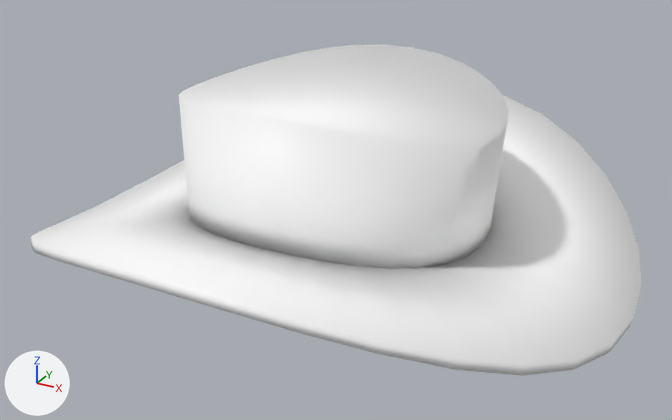
A saved change to the FBX model Assets/Assets/Assests3D/Bronco/Cowboy_Gris.fbx.
One viewpoint serves both versions: a 50 mm camera at (1.38, -0.399, 1.271) aimed at (0.013, 2.088, 0.028). The lights are fixed; the arrows at lower left show +X, +Y and +Z. The older version comes first.

Script lines for the objects in view, before the commit:
```python
mat_material_001 = principled_material('Material.001')
mat_material_001.texture = img_gradient_pallete_02_png
me_circle_001 = bpy.data.meshes.new('Circle.001')
me_circle_001.from_pydata(...)  # 192 vertices, 239 faces; spans x -0.99..0.99, y -0.98..0.98, z -0.17..0.47
me_circle_001.materials.append(mat_material_001)  # picture img_gradient_pallete_02_png
ob_circle_001 = bpy.data.objects.new('Circle.001', me_circle_001)
ob_circle_001.location = (0.0, 2.14, 0.0)
```
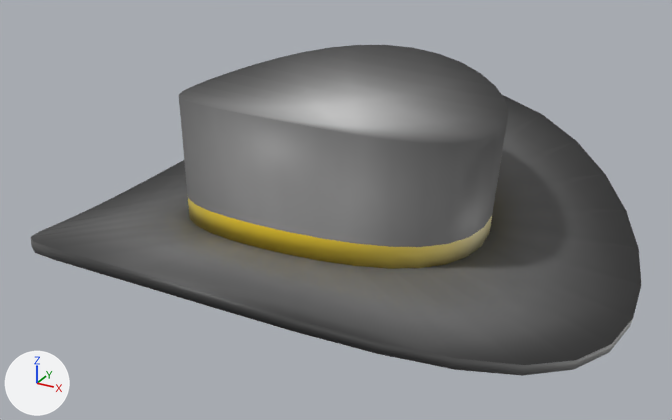
The newer file is also turned or shifted as a whole; pictures and numbers use the older file's frame.

What differs and where, as boxes [x1, y1, x2, y2] in the pictures (672 x 420 px):
```json
{"object": "Circle.001", "change": "surface changed", "before": [31, 45, 641, 376], "after": [31, 45, 641, 376], "on screen": "white to grey"}
```

The change, as JSON lines over the scene's bpy script:
```json
{"op": "add", "block": "img_enemy_textures_png", "code": ["img_enemy_textures_png = load_image('Enemy_Textures.png', '../../../Materials/Textures/Enemy_Textures.png', 556, 592, 'sRGB')"]}
{"op": "set", "path": "mat_material_001.texture", "old": "img_gradient_pallete_02_png", "new": "img_enemy_textures_png"}
{"block": "me_circle_001", "where": "me_circle_001.from_pydata(...)  # 192 vertices, 239 faces; spans x -0.99..0.99, y -0.98..0.98, z -0.17..0.47"}
{"block": "me_circle_001", "where": "# used by ob_circle_001; location = (0.0, 2.14, 0.0)"}
{"block": "me_circle_001", "change": "me_circle_001 part 1: texture (UV) coordinates of 239 of 239 faces, centred in x -0.98..0.98, y -0.97..0.97, z -0.15..0.46, changed; they spanned u 0.23..0.52, v 0.0..0.98 and now span u 0.03..0.26, v 0.55..0.99"}
```
